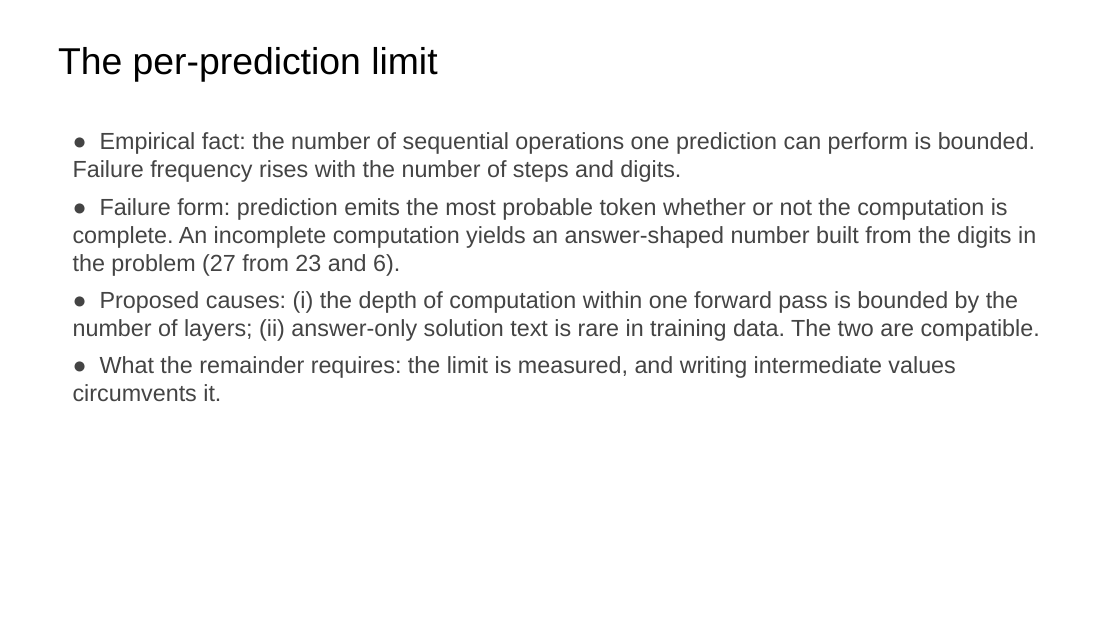
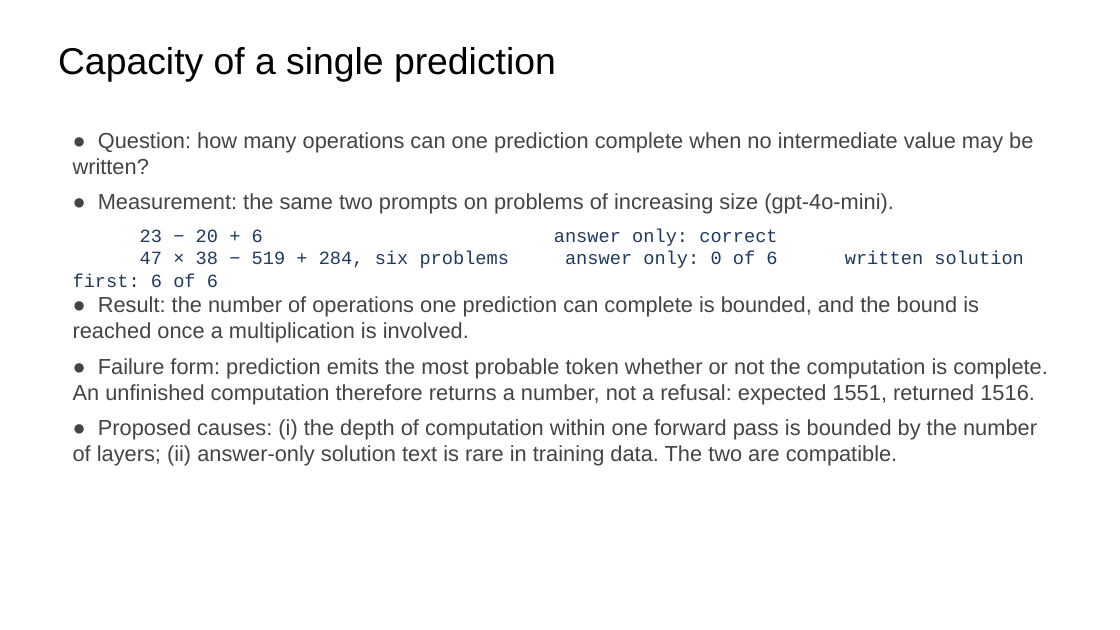
Before and after one commit to ralbu85/stml_2026, a slide deck: slide 11 of lectures/week02/slides-draft-w2.pptx. Drawn at 1120x630 pixels with LibreOffice and Linux fonts; fonts in the diff are those of the drawing. Boxes give left, top, right and bottom in pixels: in the first picture for what was removed or moved away, otherwise in the second. Text is boxed around its words. In the diff, an @@ line names an element or a change of style, - is before the commit and + after.

```diff
--- a/lectures/week02/slides-draft-w2.pptx
+++ b/lectures/week02/slides-draft-w2.pptx
@@ text at (58, 47, 556, 81): text changed @@
-The per-prediction limit
+Capacity of a single prediction
@@ text at (73, 132, 1048, 405): text changed; size 15 to 14 pt @@
-● Empirical fact: the number of sequential operations one prediction can perform is bounded. Failure frequency rises with the number of steps and digits.
-● Failure form: prediction emits the most probable token whether or not the computation is complete. An incomplete computation yields an answer-shaped number built from the digits in the problem (27 from 23 and 6).
+● Question: how many operations can one prediction complete when no intermediate value may be written?
+● Measurement: the same two prompts on problems of increasing size (gpt-4o-mini).
+23 − 20 + 6 answer only: correct
+47 × 38 − 519 + 284, six problems answer only: 0 of 6 written solution first: 6 of 6
+● Result: the number of operations one prediction can complete is bounded, and the bound is reached once a multiplication is involved.
+● Failure form: prediction emits the most probable token whether or not the computation is complete. An unfinished computation therefore returns a number, not a refusal: expected 1551, returned 1516.
@@ text at (73, 356, 955, 401): paragraph removed @@
-● What the remainder requires: the limit is measured, and writing intermediate values circumvents it.
@@ text at (73, 419, 1037, 466): size 15 to 14 pt in "● Proposed causes: (i) the depth of ..." @@
```
Also in this commit, not shown: 2 other slides changed, 1 other file.
